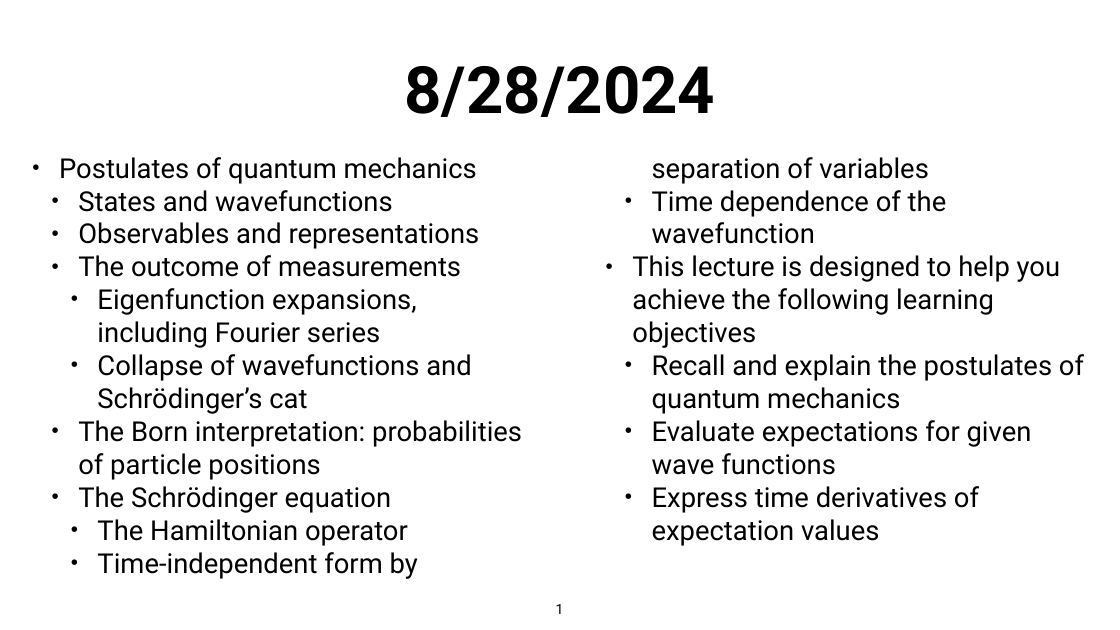
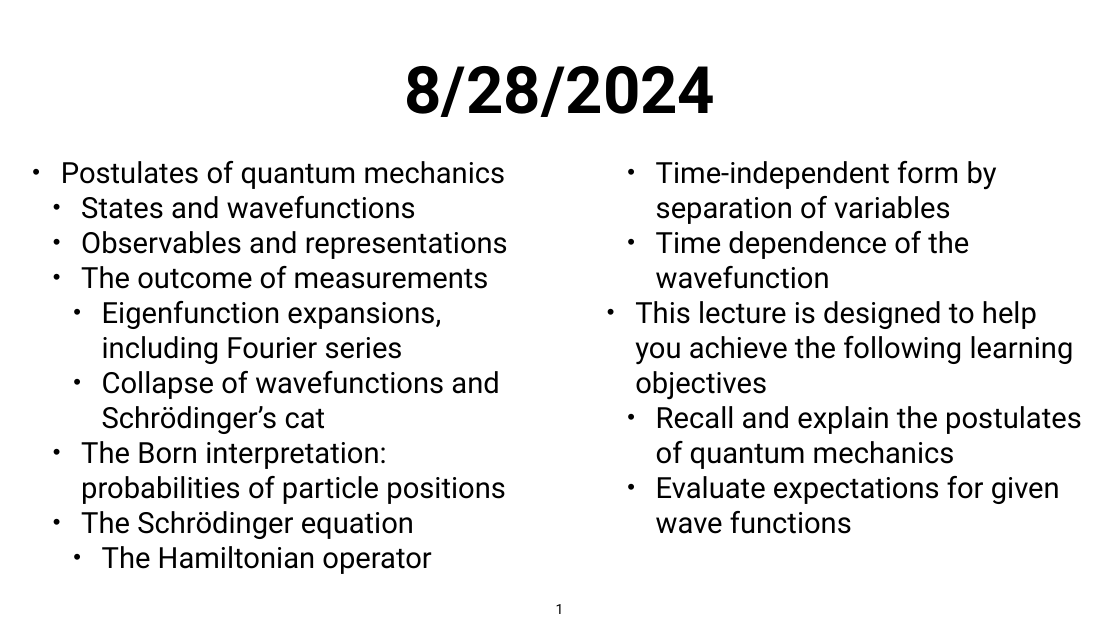
Before and after one commit to daveminh/Chem550-2024F, a slide deck: slide 1 of slides/08-28-Postulates.pptx. Drawn at 1120x630 pixels with LibreOffice and Linux fonts; fonts in the diff are those of the drawing. Boxes give left, top, right and bottom in pixels: in the first picture for what was removed or moved away, otherwise in the second. Text is boxed around its words. In the diff, an @@ line names an element or a change of style, - is before the commit and + after.

```diff
--- a/slides/08-28-Postulates.pptx
+++ b/slides/08-28-Postulates.pptx
@@ text "Postulates of quantum mechanics" at (61,161,1082,574): size 47 to 50 pt; indent changed @@
@@ text at (652,486,979,546): paragraph removed @@
-    • Express time derivatives of expectation values
```
Also in this commit, not shown: 1 other slide changed, 11 other files.
